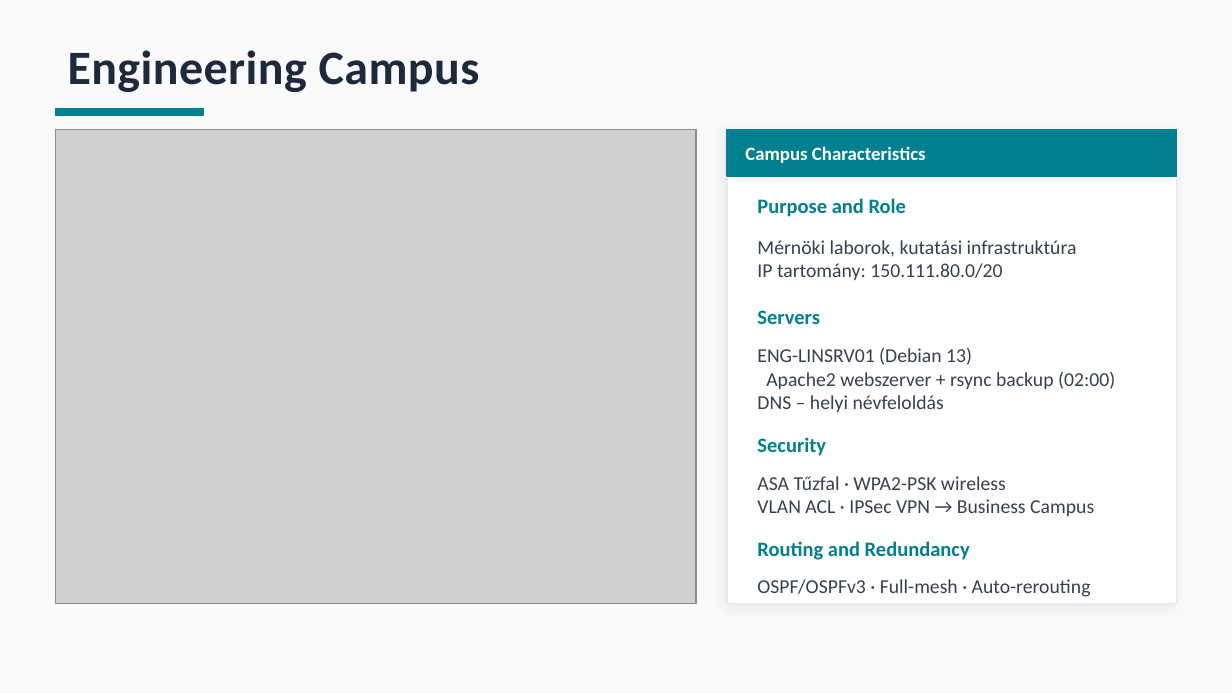
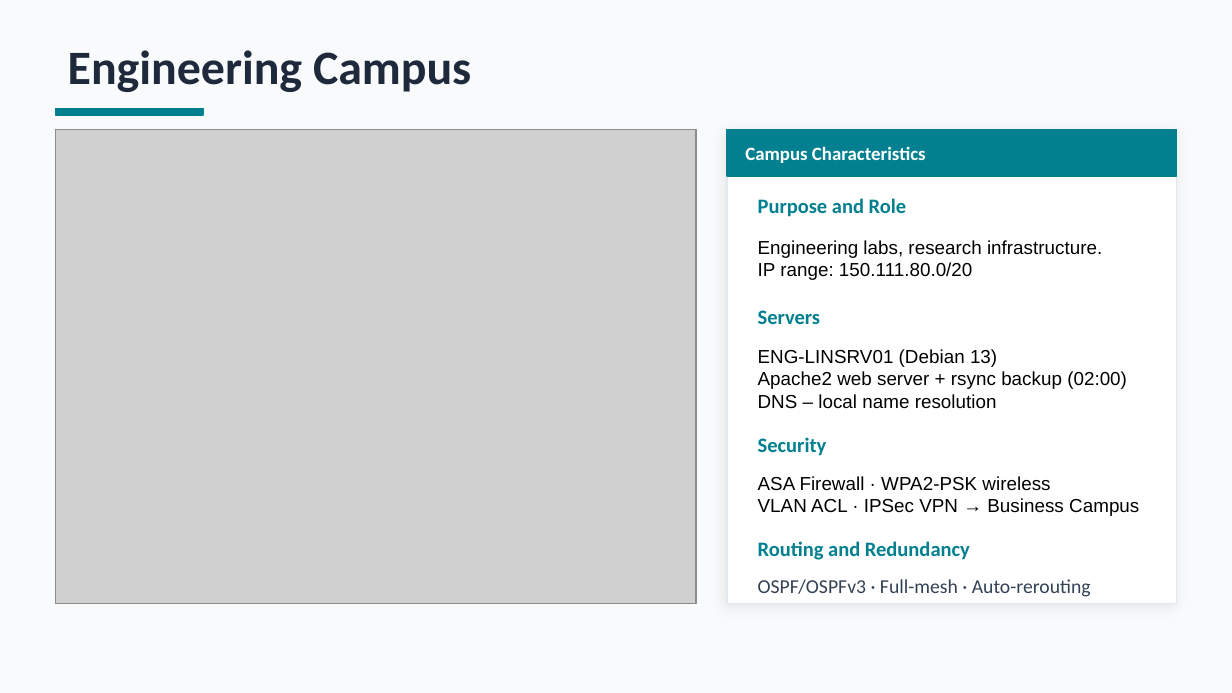
Before and after one commit to brautigampeter/Peters-n-Johnsons-Tech, a slide deck: slide 7 of PnJT - Háromkampuszos Egyetemi Hálózat prezentáció - English.pptx. Drawn at 1232x693 pixels with LibreOffice and Linux fonts; fonts in the diff are those of the drawing; grey boxes stand for pictures. Boxes give left, top, right and bottom in pixels: in the first picture for what was removed or moved away, otherwise in the second. Text is boxed around its words. In the diff, an @@ line names an element or a change of style, - is before the commit and + after.

```diff
--- a/PnJT - Háromkampuszos Egyetemi Hálózat prezentáció - English.pptx
+++ b/PnJT - Háromkampuszos Egyetemi Hálózat prezentáció - English.pptx
@@ text "Engineering Campus" at [68,50,471,92]: letter spacing 0.3 to 0 pt @@
@@ text at [758,240,1102,280]: text changed; size 11.5 to 11 pt; font Calibri to Arial; text colour #334155 to #000000 @@
-Mérnöki laborok, kutatási infrastruktúra
-IP tartomány: 150.111.80.0/20
+Engineering labs, research infrastructure.
+IP range: 150.111.80.0/20
@@ text at [758,349,997,367]: size 11.5 to 11 pt, font Calibri to Arial, text colour #334155 to #000000 in "ENG-LINSRV01 (Debian 13)" @@
@@ text at [758,371,1127,409]: text changed; size 11.5 to 11 pt; font Calibri to Arial; text colour #334155 to #000000 @@
-Apache2 webszerver + rsync backup (02:00)
-DNS – helyi névfeloldás
+Apache2 web server + rsync backup (02:00)
+DNS – local name resolution
@@ text at [758,476,1050,491]: text changed; size 11.5 to 11 pt; font Calibri to Arial; text colour #334155 to #000000 @@
-ASA Tűzfal · WPA2-PSK wireless
+ASA Firewall · WPA2-PSK wireless
@@ text at [758,498,1139,516]: size 11.5 to 11 pt, font Calibri to Arial, text colour #334155 to #000000 in "VLAN ACL · IPSec VPN → Business ..." @@
```
Also in this commit, not shown: 19 other slides changed.
